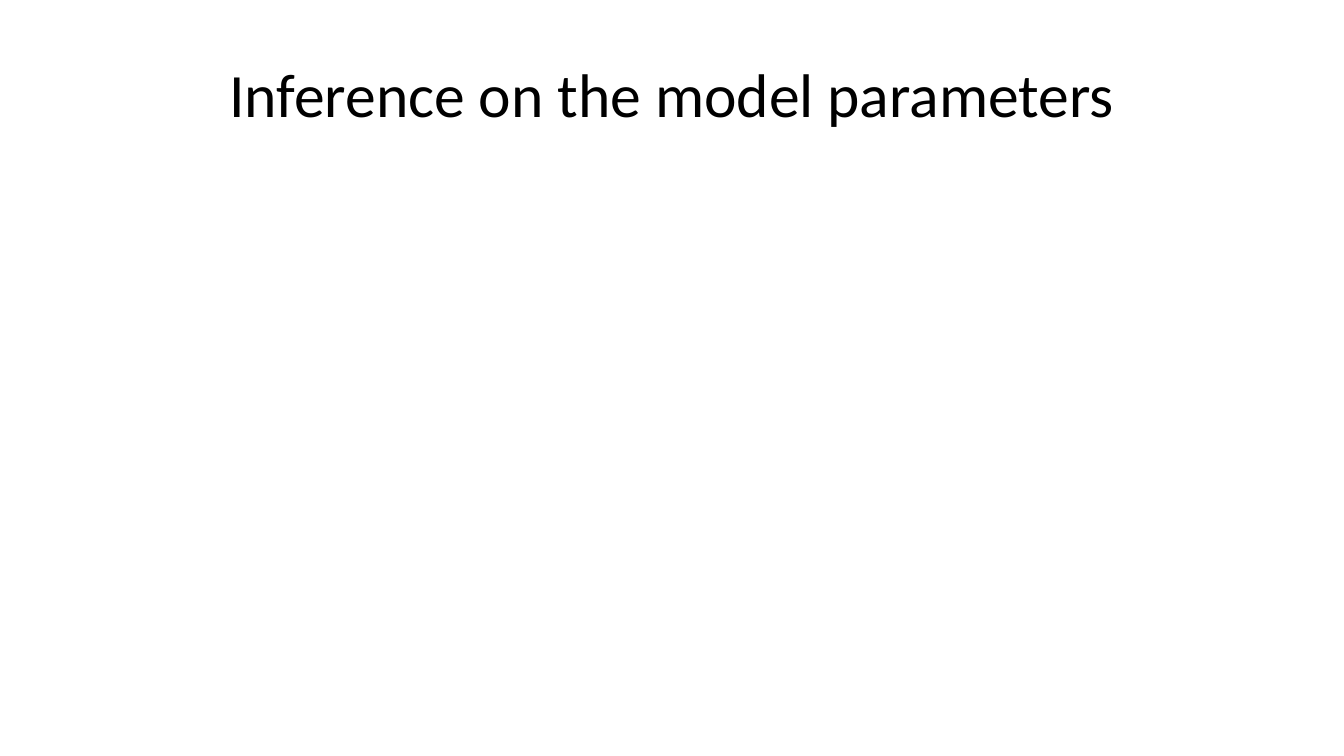
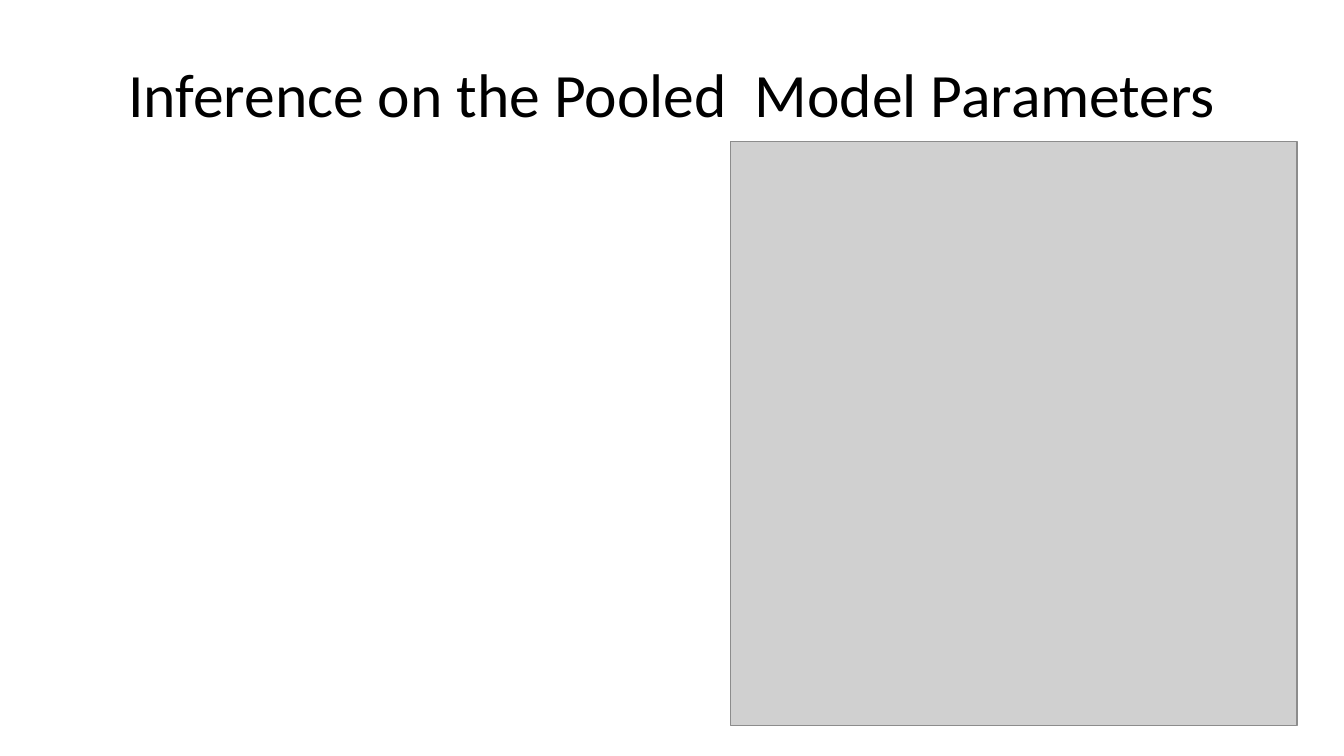
Before and after one commit to StephenElston/CSCI-E-83, a slide deck: slide 20 of LectureSlides/14_HierarchicalBayesModels.pptx. Drawn at 1344x756 pixels with LibreOffice and Linux fonts; fonts in the diff are those of the drawing; grey boxes stand for pictures. Boxes give left, top, right and bottom in pixels: in the first picture for what was removed or moved away, otherwise in the second. Text is boxed around its words. In the diff, an @@ line names an element or a change of style, - is before the commit and + after.

```diff
--- a/LectureSlides/14_HierarchicalBayesModels.pptx
+++ b/LectureSlides/14_HierarchicalBayesModels.pptx
@@ title at [128,74,1215,118]: text changed @@
-Inference on the model parameters
+Inference on the Pooled Model Parameters
@@ picture added at [731,141,1297,726] @@
```
Also in this commit, not shown: 3 other slides changed, 6 slides added.
